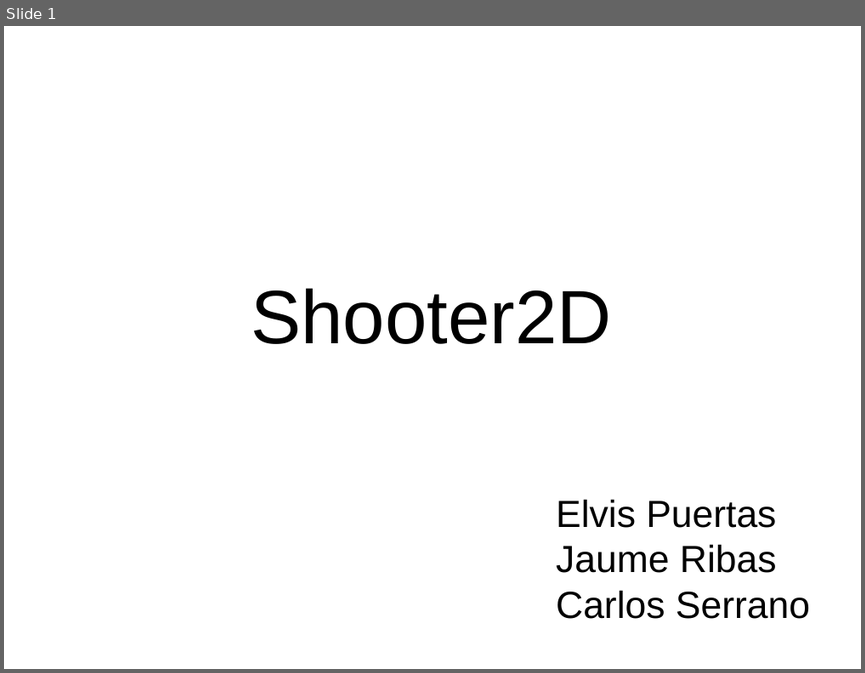
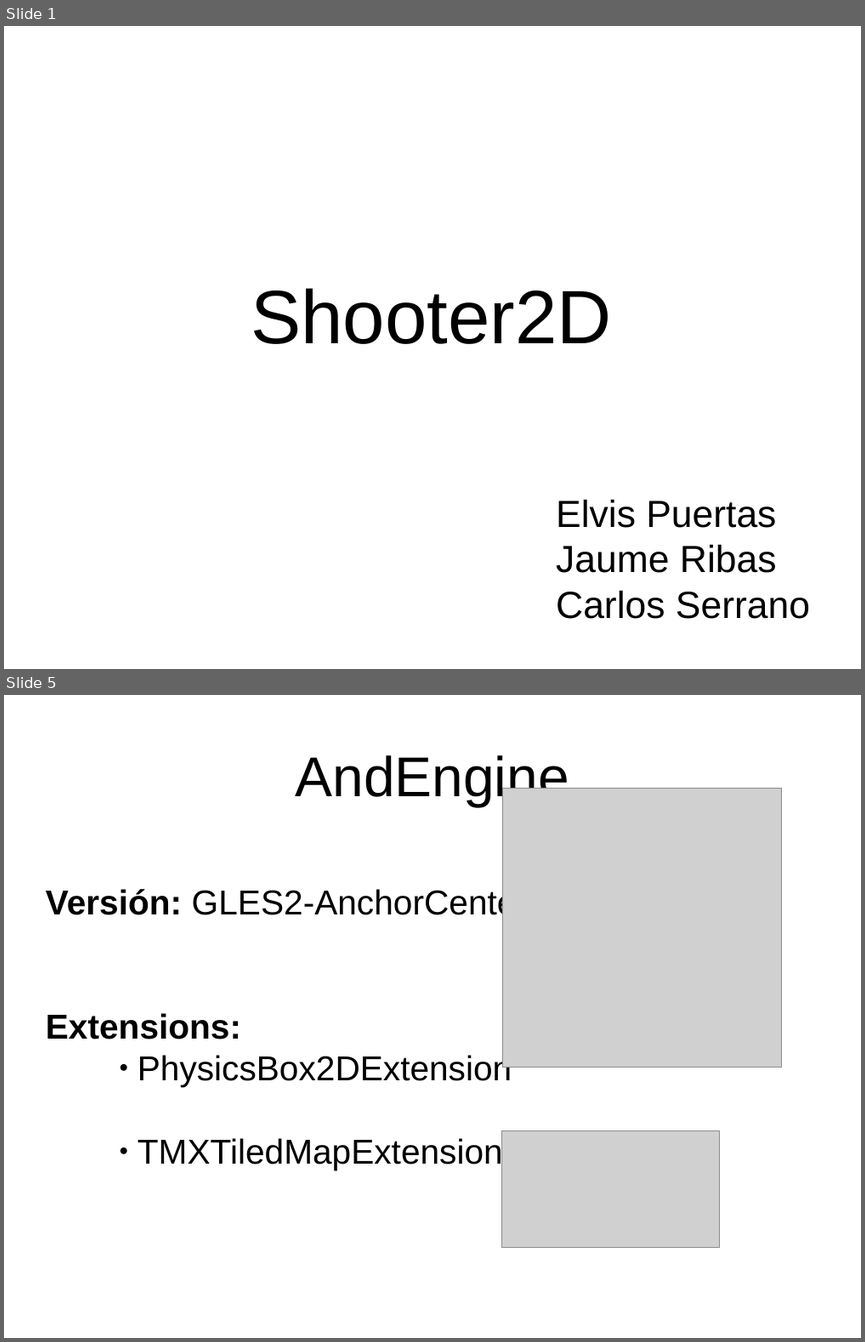
Before and after one commit to JaumeRibas/Shooter2D, a slide deck: Shooter2D/docs/presentacion/presentacion.odp. Shown one above the other, each under a label of ours: slide 1 before the commit, slides 1 and 5 after it; the slides between them are not shown. The pictures are 865x673 and 865x1342 pixels, drawn with LibreOffice and Linux fonts; fonts in the diff are those of the drawing; grey boxes stand for pictures; background and template pictures are left out. Boxes give left, top, right and bottom in pixels: in the first picture for what was removed or moved away, otherwise in the second. Text is boxed around its words. In the diff, an @@ line names an element or a change of style, - is before the commit and + after.

```diff
--- a/Shooter2D/docs/presentacion/presentacion.odp
+++ b/Shooter2D/docs/presentacion/presentacion.odp
@@ slide 5 added at (x1=4, y1=695, x2=861, y2=1338), background picture (left out) @@
@@ title added at (x1=296, y1=755, x2=569, y2=807), 51.9 pt, text #000000 @@
+AndEngine
@@ picture added at (x1=502, y1=789, x2=782, y2=1067) @@
@@ subtitle added at (x1=46, y1=887, x2=528, y2=1169), 32 pt, text #000000 @@
+Versión: GLES2-AnchorCenter
+Extensions:
+        ● PhysicsBox2DExtension
+        ● TMXTiledMapExtension
@@ picture added at (x1=501, y1=1130, x2=720, y2=1247) @@
```
Also in this commit, not shown: 2 slides changed, 6 other slides added, 1 slide removed.
